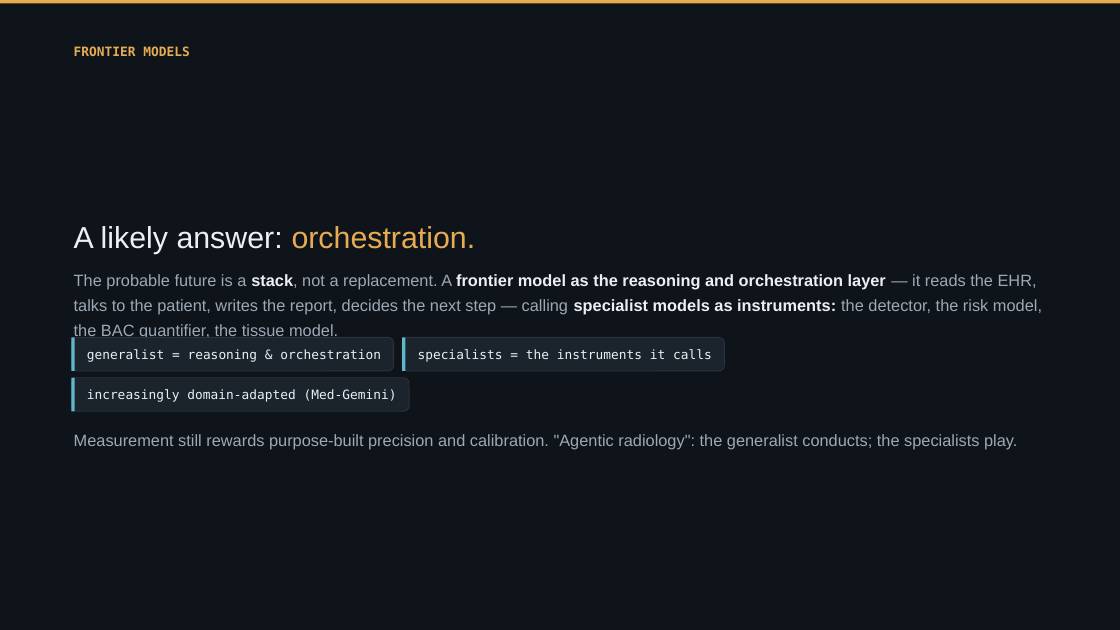
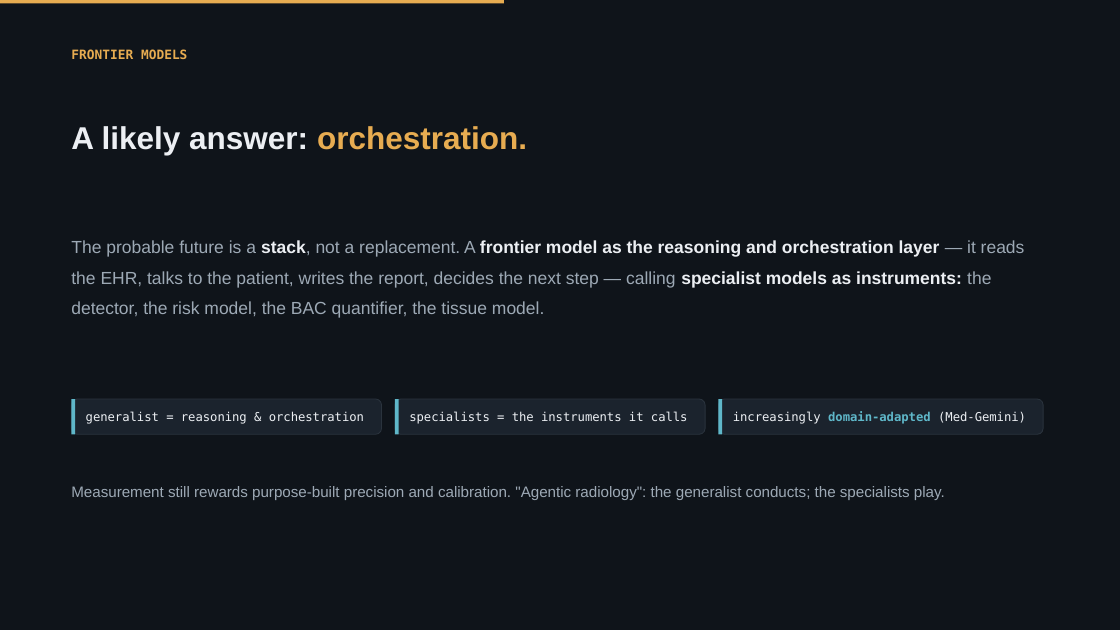
Before and after one commit to Emory-HITI/Mammo, a slide deck: slide 6 of keynote-iwbi-2026/pptx/sections/IWBI2026_Trivedi_06b_frontier.pptx. Drawn at 1120x630 pixels with LibreOffice and Linux fonts; fonts in the diff are those of the drawing; background and template pictures are left out. Boxes give left, top, right and bottom in pixels: in the first picture for what was removed or moved away, otherwise in the second. Text is boxed around its words. In the diff, an @@ line names an element or a change of style, - is before the commit and + after.

```diff
--- a/keynote-iwbi-2026/pptx/sections/IWBI2026_Trivedi_06b_frontier.pptx
+++ b/keynote-iwbi-2026/pptx/sections/IWBI2026_Trivedi_06b_frontier.pptx
@@ rectangle: place and size @@
-rectangle at <box>0,0,1120,3</box>
+rectangle at <box>0,0,504,3</box>
@@ text "FRONTIER MODELS" at <box>71,49,187,59</box>: line spacing 1.28 to 1; less space between paragraphs @@
@@ text "A likely answer: orchestration.": place and size @@
-text "A likely answer: orchestration." at <box>74,226,476,254</box>
+text "A likely answer: orchestration." at <box>71,126,527,155</box>
@@ text "A likely answer: orchestration." at <box>71,126,527,155</box>: size 26 to 27 pt, bold on; line spacing 1.06 to 1.12; less space between paragraphs @@
@@ text "The probable future is a ...": place and size @@
-text "The probable future is a ..." at <box>74,274,1042,340</box>
+text "The probable future is a ..." at <box>71,240,1025,318</box>
@@ text "The probable future is a ..." at <box>71,240,1025,318</box>: size 14 to 15 pt; line spacing 1.28 to 1.45; less space between paragraphs @@
@@ rounded rectangle "generalist = reasoning & orchestration": place and size @@
-rounded rectangle "generalist = reasoning & orchestration" at <box>71,338,394,371</box>
+rounded rectangle "generalist = reasoning & orchestration" at <box>71,399,381,434</box>
@@ rounded rectangle "generalist = reasoning & orchestration" at <box>71,399,381,434</box>: size 11 to 10.5 pt; alignment centre to left; outline #2A333E 0.75 pt to #2A333D 0.75 pt @@
@@ rectangle: place and size @@
-rectangle at <box>71,378,75,412</box>
+rectangle at <box>71,399,75,434</box>
@@ rounded rectangle "specialists = the instruments it ..." at <box>395,399,705,434</box>: size 11 to 10.5 pt; alignment centre to left; outline #2A333E 0.75 pt to #2A333D 0.75 pt @@
@@ rounded rectangle "specialists = the instruments it ...": place and size @@
-rounded rectangle "specialists = the instruments it ..." at <box>402,338,725,371</box>
+rounded rectangle "specialists = the instruments it ..." at <box>395,399,705,434</box>
@@ rectangle: place and size @@
-rectangle at <box>402,338,406,371</box>
+rectangle at <box>395,399,398,434</box>
@@ rounded rectangle "increasingly domain-adapted (Med-Gemini)": place and size @@
-rounded rectangle "increasingly domain-adapted (Med-Gemini)" at <box>71,378,409,412</box>
+rounded rectangle "increasingly domain-adapted (Med-Gemini)" at <box>718,399,1043,434</box>
@@ rounded rectangle "increasingly domain-adapted (Med-Gemini)" at <box>718,399,1043,434</box>: size 11 to 10.5 pt; text colour #ECEFF3 to #5FB7C9, bold on in "domain-adapted"; alignment centre to left; outline #2A333E 0.75 pt to #2A333D 0.75 pt @@
@@ rectangle: place and size @@
-rectangle at <box>71,338,75,371</box>
+rectangle at <box>718,399,722,434</box>
@@ text "Measurement still rewards purpose-built precision ...": place and size @@
-text "Measurement still rewards purpose-built precision ..." at <box>74,434,1017,449</box>
+text "Measurement still rewards purpose-built precision ..." at <box>71,486,945,500</box>
@@ text "Measurement still rewards purpose-built precision ..." at <box>71,486,945,500</box>: size 14 to 13 pt; line spacing 1.28 to 1.4; less space between paragraphs @@
```
Also in this commit, not shown: 6 other slides changed, 1 other file.
